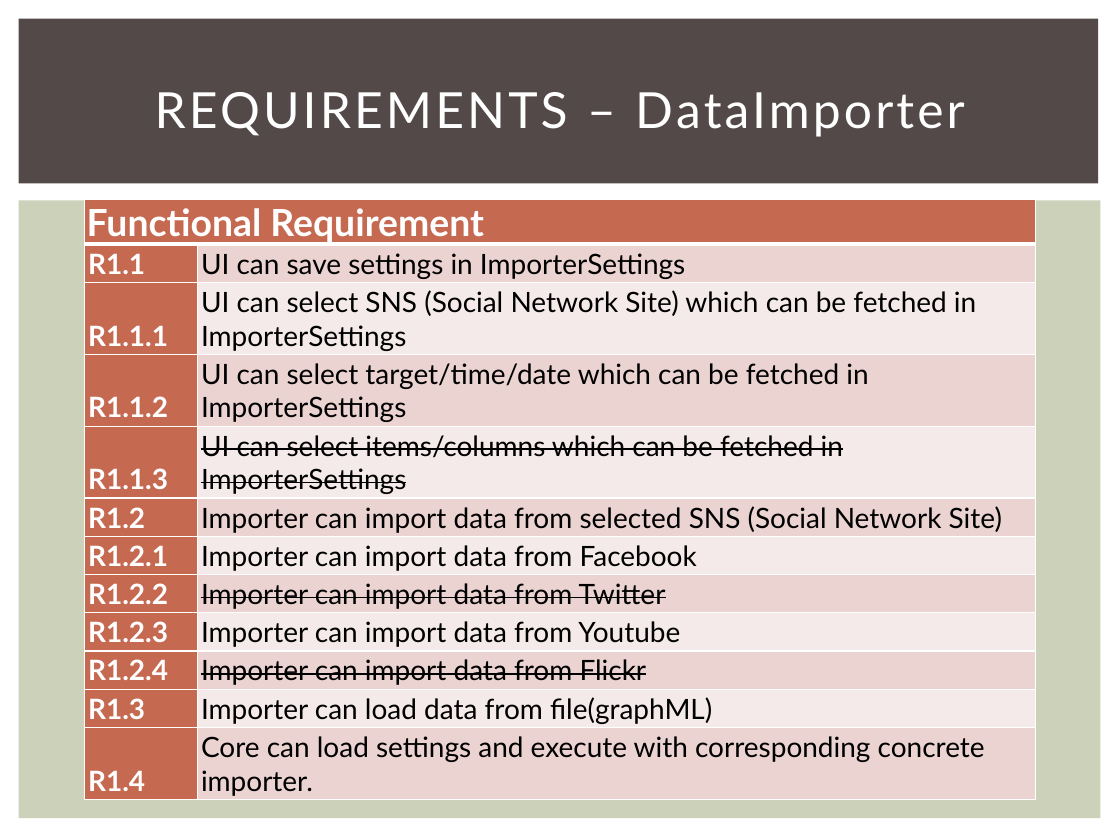
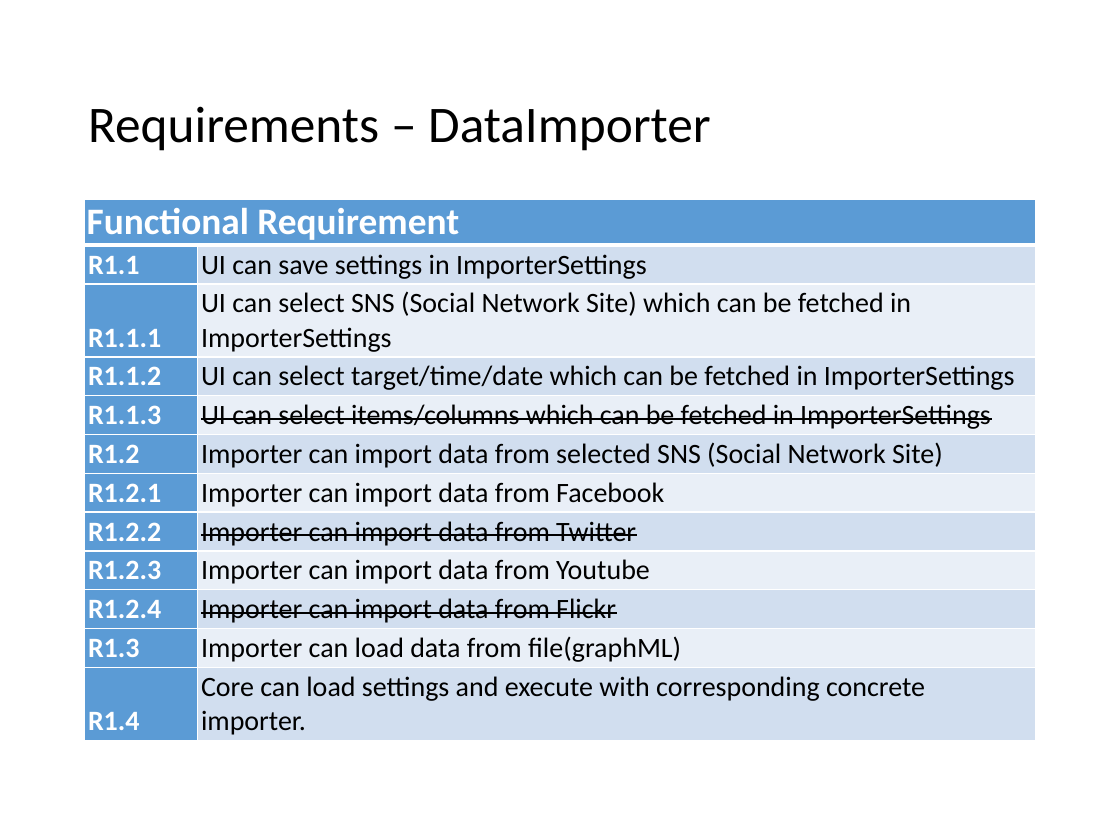
Before and after one commit to 2014-sed-team3/term-project, a slide deck: slide 6 of project/report/report.pptx. Drawn at 1120x840 pixels with LibreOffice and Linux fonts; fonts in the diff are those of the drawing. Boxes give left, top, right and bottom in pixels: in the first picture for what was removed or moved away, otherwise in the second. Text is boxed around its words. In the diff, an @@ line names an element or a change of style, - is before the commit and + after.

```diff
--- a/project/report/report.pptx
+++ b/project/report/report.pptx
@@ rectangle removed at [19,19,1099,184] @@
@@ title at [88,106,710,151]: text changed; size 32 to 33 pt; font Lato to Calibri; text colour #FFFFFF to #000000 @@
-REQUIREMENTS – DataImporter
+Requirements – DataImporter
@@ rectangle removed at [19,200,1101,819] @@
@@ table at [84,199,1035,739] @@
@@ fill #C66951 to #5B9BD5 in 12 cells @@
@@ fill #EAD4D0 to #D2DEEF in 6 cells @@
@@ fill #F5EBE9 to #EAEFF7 in 5 cells @@
@@ font Lato to Calibri @@
```
Also in this commit, not shown: 29 other slides changed, 17 slides added, 12 slides removed.
